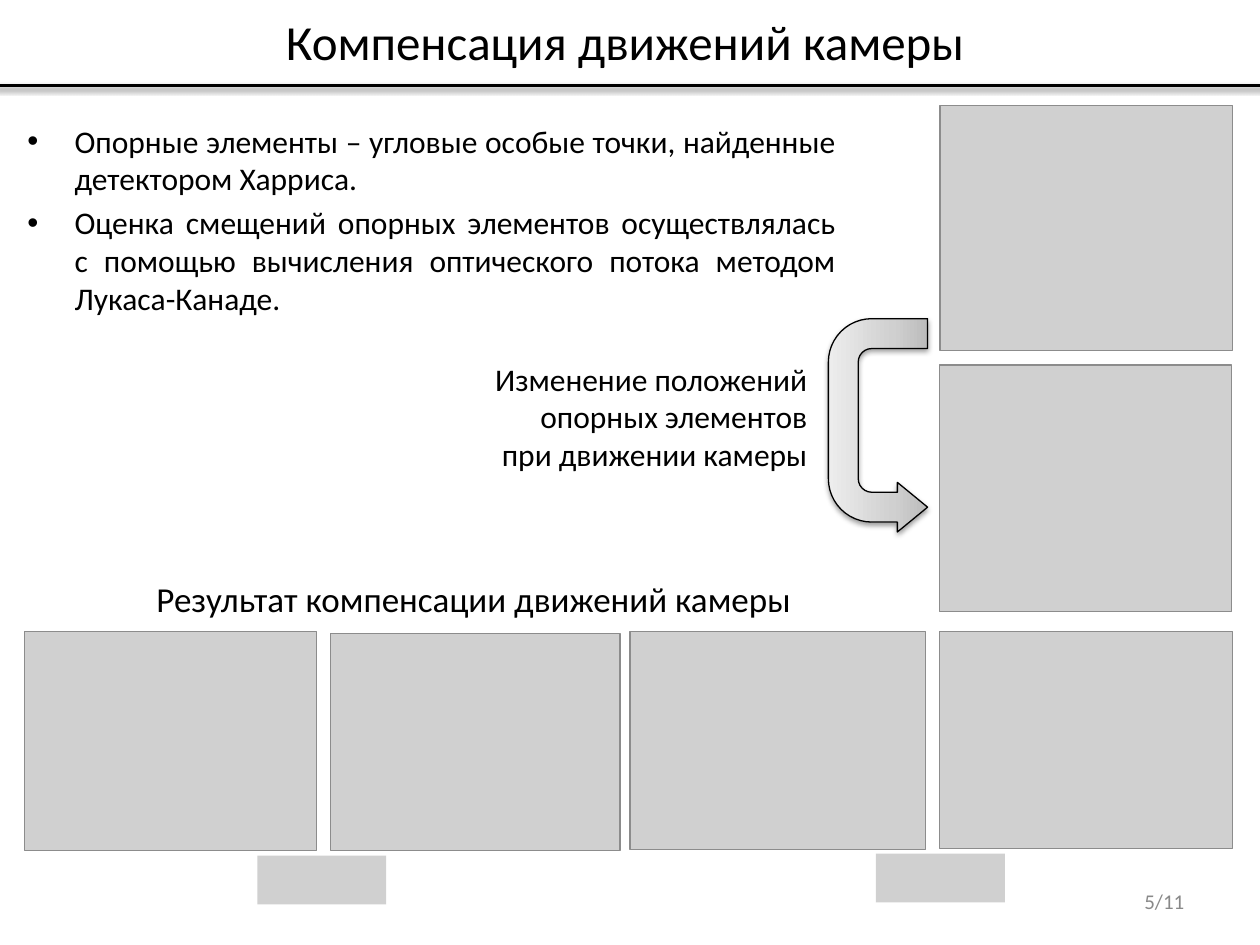
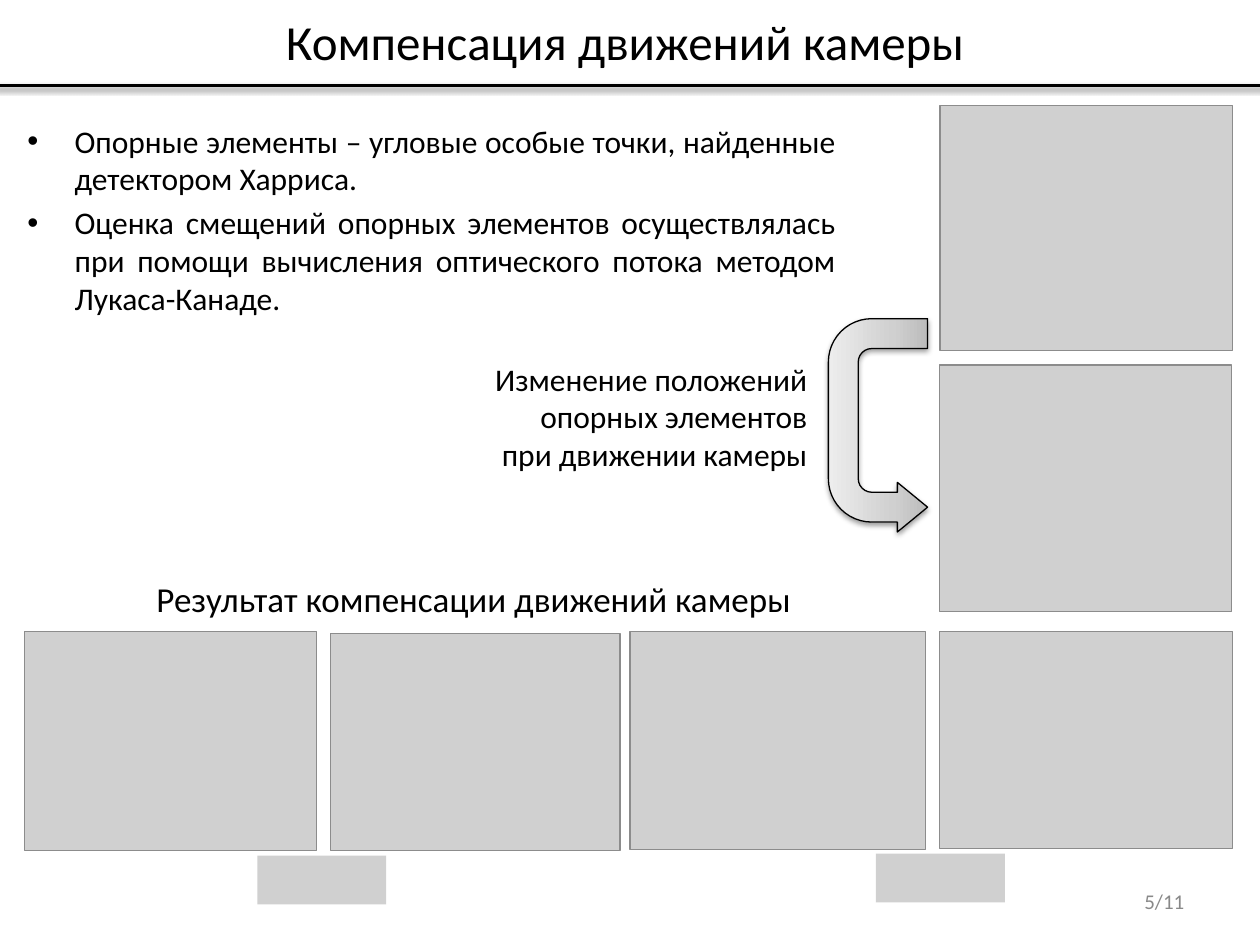
Before and after one commit to vladdimakov/cv2, a slide deck: slide 5 of ВКР/Презентация_Димаков_В.С._МП-40.pptx. Drawn at 1260x945 pixels with LibreOffice and Linux fonts; fonts in the diff are those of the drawing; grey boxes stand for pictures. Boxes give left, top, right and bottom in pixels: in the first picture for what was removed or moved away, otherwise in the second. Text is boxed around its words. In the diff, an @@ line names an element or a change of style, - is before the commit and + after.

```diff
--- a/ВКР/Презентация_Димаков_В.С._МП-40.pptx
+++ b/ВКР/Презентация_Димаков_В.С._МП-40.pptx
@@ text at (x1=75, y1=212, x2=836, y2=316): text changed @@
-• Оценка смещений опорных элементов осуществлялась с помощью вычисления оптического потока методом Лукаса-Канаде.
+• Оценка смещений опорных элементов осуществлялась при помощи вычисления оптического потока методом Лукаса-Канаде.
```
Also in this commit, not shown: 5 other slides changed, 1 other file.
